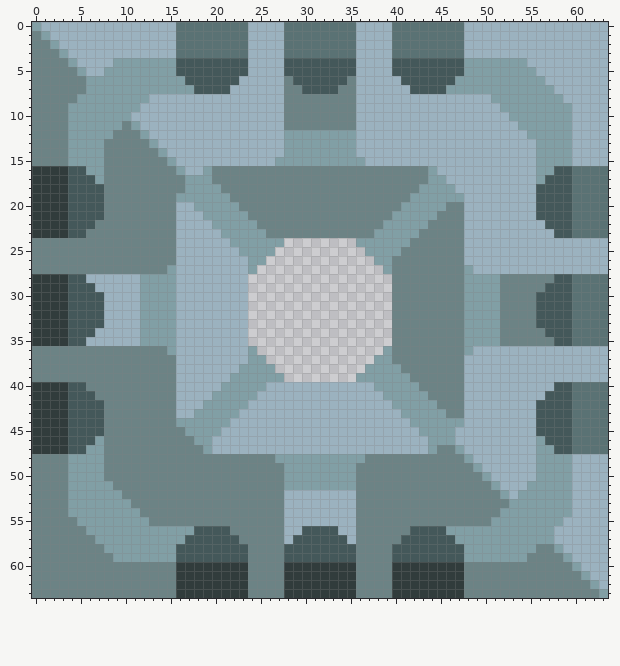
Pixel-art sprite, stored at sprites/blocks/factories/Sodium-Extractor.png. Above, as it was before the edit.
The file is 64x64 pixels.
After:
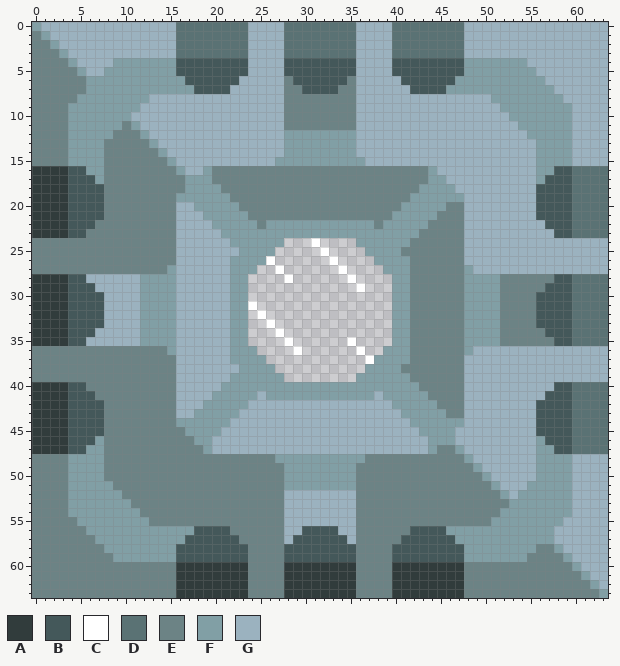
Palette (. is transparent): A #313c3c  B #44585a  C #ffffff  D #5a7274  E #6c8385  F #819fa5  G #9bb2bf
Difference:
Colour C now appears in row 24 at x 31; in row 25 at x 32; in row 26 at x 26 and 33; in row 27 at x 27 and 34; in row 28 at x 28 and 35; in row 29 at x 36.
Colour C now appears in row 31 at x 24; in row 32 at x 25; in row 33 at x 26; in row 34 at x 27; in row 35 at x 28 and 35; in row 36 at x 29 and 36.
Colour C now appears in row 37 at x 37.
The author changed colour E to colour F in rows 22 to 23 at x 26 to 37; in rows 26 to 37 at x 40 to 41.
The author changed colour G to colour F in rows 26 to 37 at x 22 to 23; in rows 40 to 41 at x 26 to 37.
Boxes around the changes in both pictures, in picture pixels (x1, y1, x2, y2):
changed: (230, 220, 410, 400)
